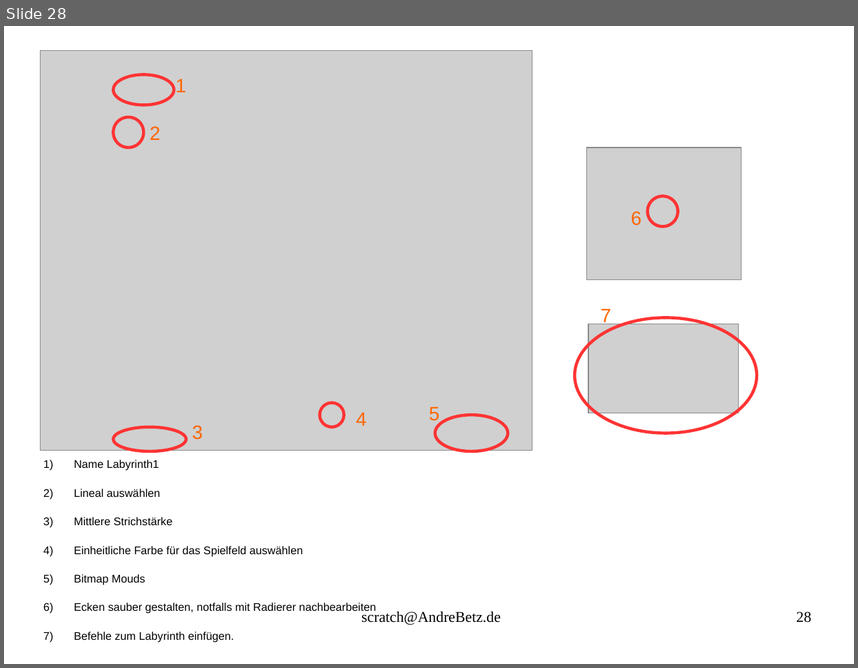
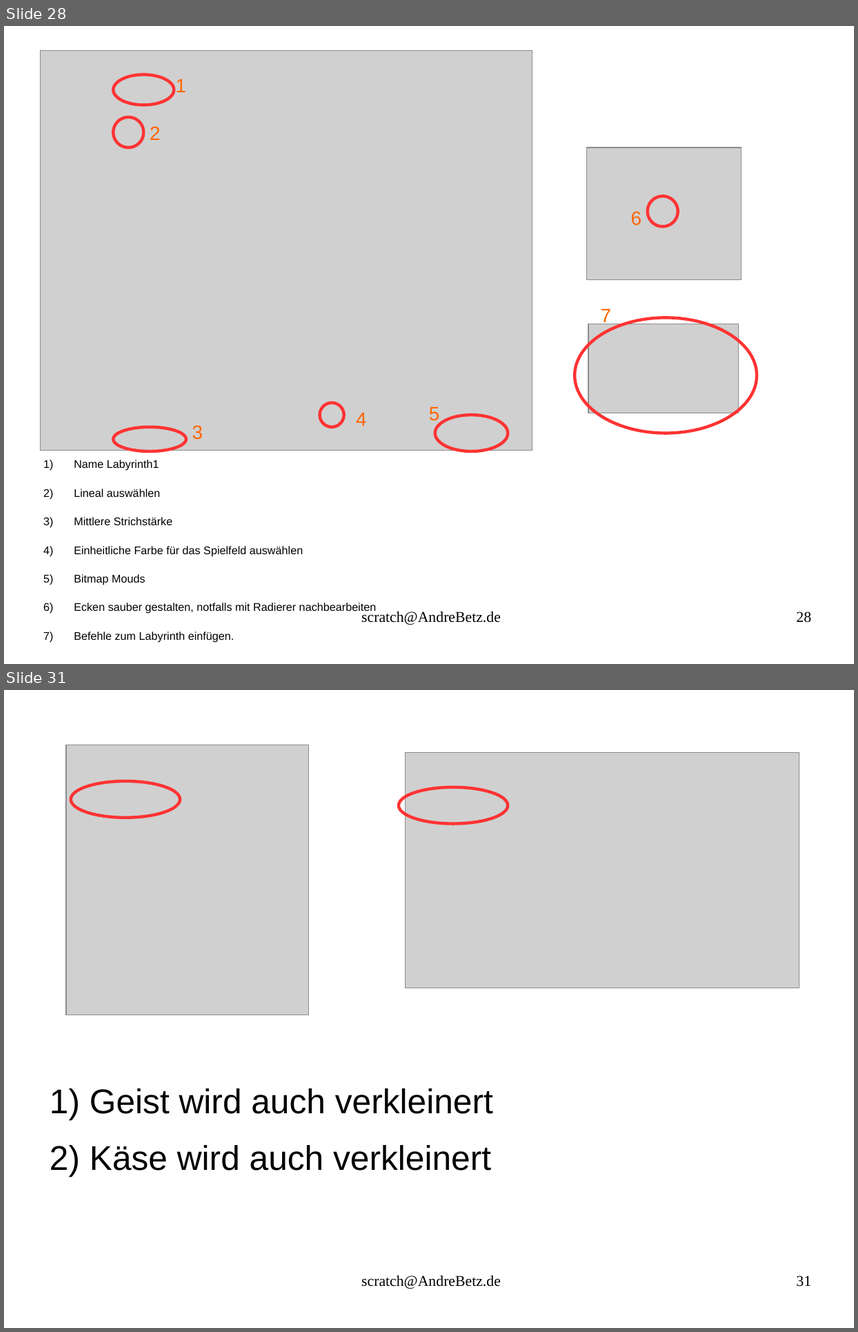
Before and after one commit to sky4walk/documents, a slide deck: ProgrammierkursScratchSpiel.odp. Shown one above the other, each under a label of ours: slide 28 before the commit, slides 28 and 31 after it; the slides between them are not shown. The pictures are 858x668 and 858x1332 pixels, drawn with LibreOffice and Linux fonts; fonts in the diff are those of the drawing; grey boxes stand for pictures. Boxes give left, top, right and bottom in pixels: in the first picture for what was removed or moved away, otherwise in the second. Text is boxed around its words. In the diff, an @@ line names an element or a change of style, - is before the commit and + after.

```diff
--- a/ProgrammierkursScratchSpiel.odp
+++ b/ProgrammierkursScratchSpiel.odp
@@ slide 31 added at [4,690,854,1328], background #FFFFFF @@
@@ picture added at [67,745,310,1015] @@
@@ picture added at [405,753,800,988] @@
@@ ellipse added at [71,781,181,817], outline #FF3333 2.83 pt @@
@@ ellipse added at [399,787,508,823], outline #FF3333 2.83 pt @@
@@ text added at [90,1088,493,1170], 32 pt, text #000000 @@
+1) Geist wird auch verkleinert
+2) Käse wird auch verkleinert
@@ text added at [361,1275,501,1288], 14 pt, text #000000 @@
+scratch@AndreBetz.de
@@ page number added at [796,1275,811,1286], 14 pt, text #000000 @@
+31
```
Also in this commit, not shown: 3 other slides added, 2 other files.
